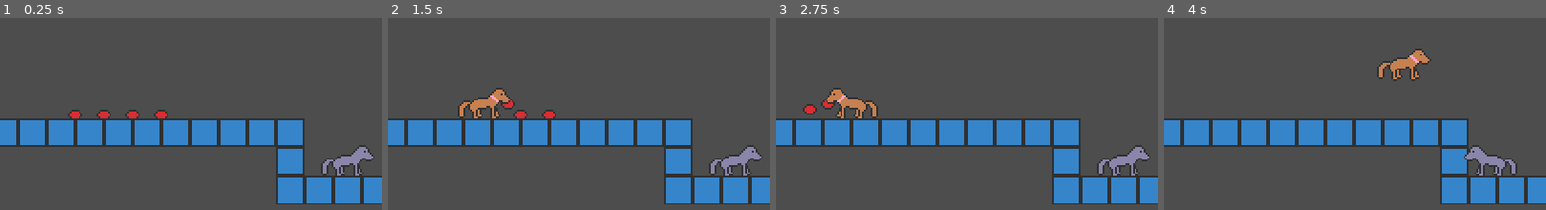
Above: before the commit, frames 1-4 (left to right).
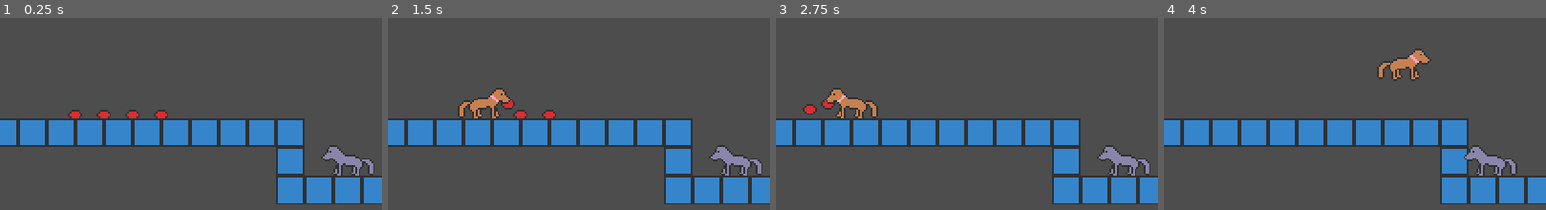
Above: after the commit, the same moments.

Repository: AmossGuy/The-Adventures-of-Gracie
Game: Godot game, scene res://levels/test_checkpoints.tscn
Two runs of this game, one before a commit and one after it. Both use one fixed random seed, a clock stepped at 60 frames per second and the inputs below. This scene is started directly instead of the project's main scene.
Inputs (mouse positions are % of the whole screen's width and height, from its top left):
- Up to frame 1 (0.25 s): no input
- Up to frame 2 (1.5 s): tap Enter at 0.5 s; move the mouse to (72, 44) at 0.52 s; hold Right (right) from 0.53 s (still down); tap X (attack) at 0.6 s; click (72, 44) at 0.67 s; tap Z (jump) at 0.77 s; move the mouse to (30, 55) at 1.27 s; tap Space (switch) at 1.35 s
- Up to frame 3 (2.75 s): tap Z (jump) at 1.52 s; move the mouse to (60, 25) at 2.02 s; release Right (right) at 2.03 s; hold Left (left) from 2.03 s (still down); tap X (attack) at 2.1 s
- Up to frame 4 (4 s): move the mouse to (45, 72) at 2.77 s; release Left (left) at 2.78 s; hold Right (right) from 2.78 s (still down); tap Space (switch) at 2.85 s; click (45, 72) at 2.92 s; tap Z (jump) at 3.02, 3.77 s; move the mouse to (80, 67) at 3.52 s; tap X (attack) at 3.6 s
The pictures show only the part of the screen within x 16-66%, y 50-100%; the shares and areas given below are measured in that part.

The runs differ from the first frame. In frame 1, 1.3% of the frame differs, in the area x 84-98%, y 66-83%; in frame 2, 1.3%; in frame 3, 1.3%; in frame 4, nothing differs.

Commit message:
dog fixes

Diff:
--- a/objects/e_dog.gd
+++ b/objects/e_dog.gd
@@ -81,6 +81,9 @@
 			$sprite.scale.x = -1
 		elif velocity.x > 0:
 			$sprite.scale.x = 1
+		else:
+			if is_instance_valid(closest):
+				$sprite.scale.x = (-1 if closest.global_position.x < global_position.x else 1)
 
 	if not %edge_raycast.is_colliding():
 		velocity.x = 0
--- a/objects/e_dog.tscn
+++ b/objects/e_dog.tscn
@@ -328,7 +328,8 @@
 [node name="edge_raycast" type="RayCast2D" parent="sprite"]
 unique_name_in_owner = true
 position = Vector2(8, 0)
-target_position = Vector2(0, 4)
+target_position = Vector2(0, 8)
+hit_from_inside = true
 
 [node name="CollisionShape2D" type="CollisionShape2D" parent="."]
 position = Vector2(0, -7)
